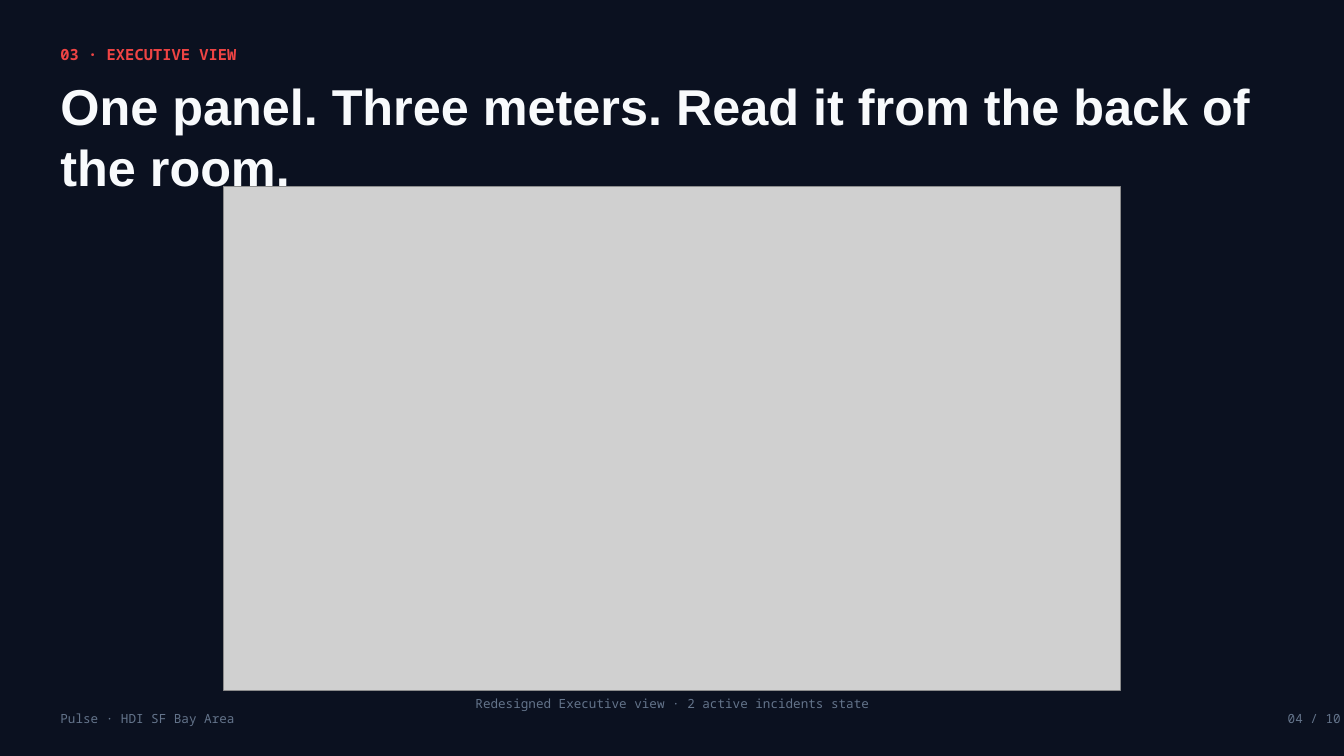
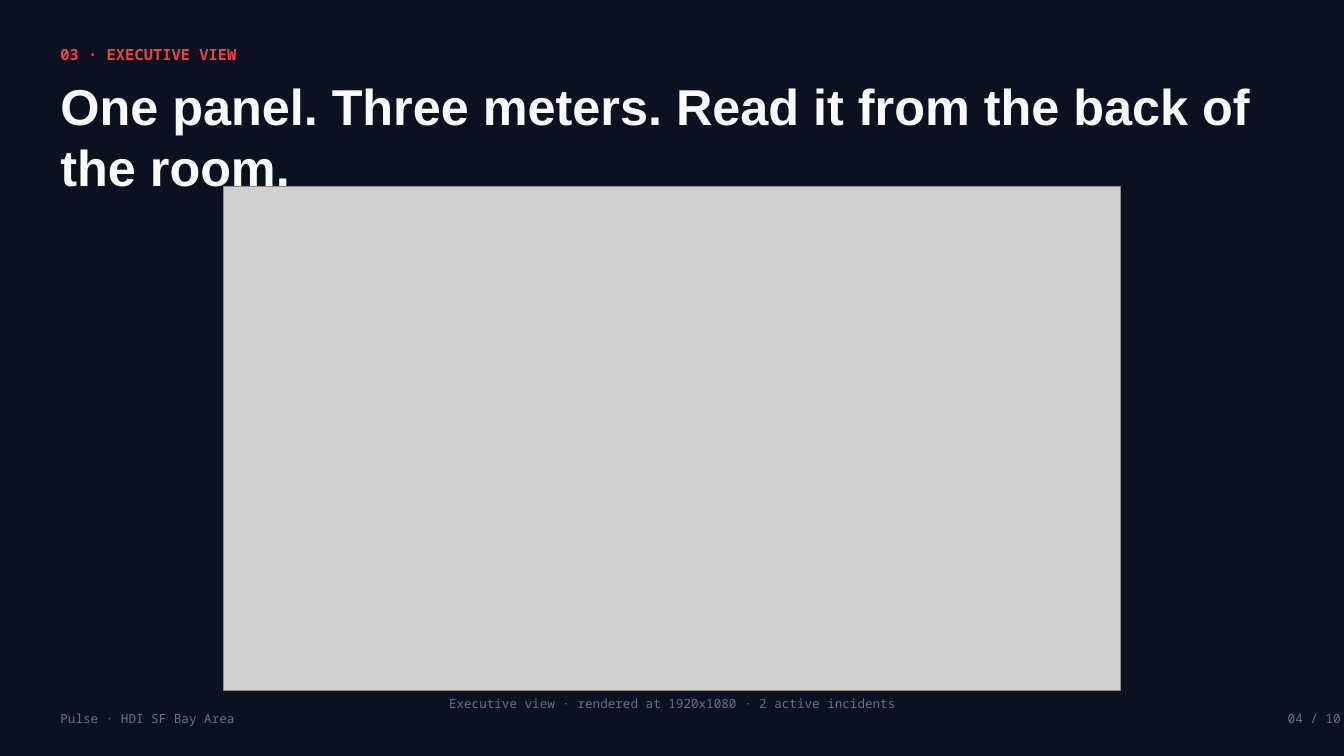
Before and after one commit to saagpatel/ITServiceHealth, a slide deck: slide 4 of docs/pitch-deck/pulse-hdi.pptx. Drawn at 1344x756 pixels with LibreOffice and Linux fonts; fonts in the diff are those of the drawing; grey boxes stand for pictures. Boxes give left, top, right and bottom in pixels: in the first picture for what was removed or moved away, otherwise in the second. Text is boxed around its words. In the diff, an @@ line names an element or a change of style, - is before the commit and + after.

```diff
--- a/docs/pitch-deck/pulse-hdi.pptx
+++ b/docs/pitch-deck/pulse-hdi.pptx
@@ text at bbox=[449, 698, 895, 708]: text changed @@
-Redesigned Executive view · 2 active incidents state
+Executive view · rendered at 1920x1080 · 2 active incidents
```
Also in this commit, not shown: 3 other files.
